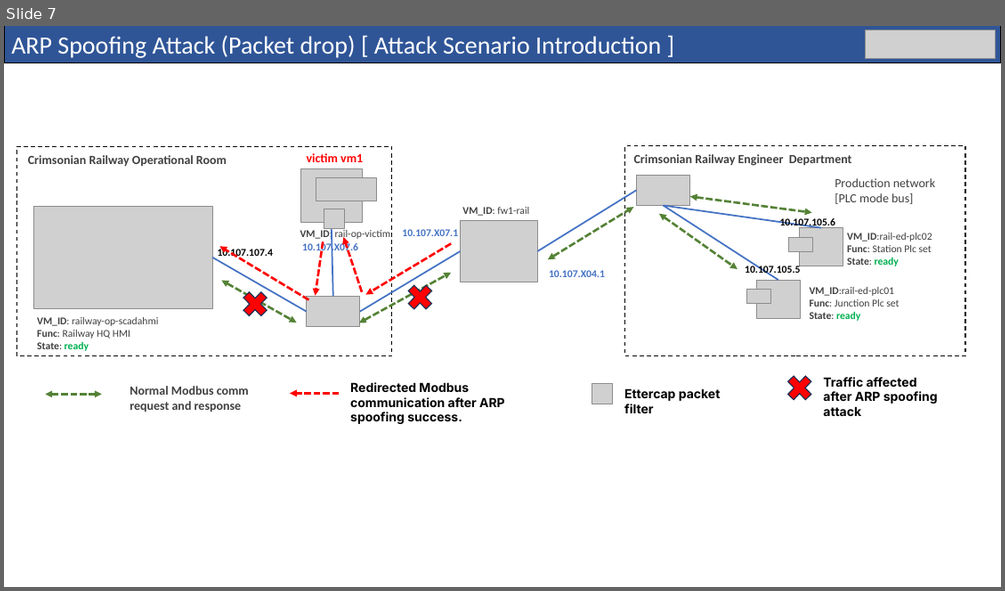
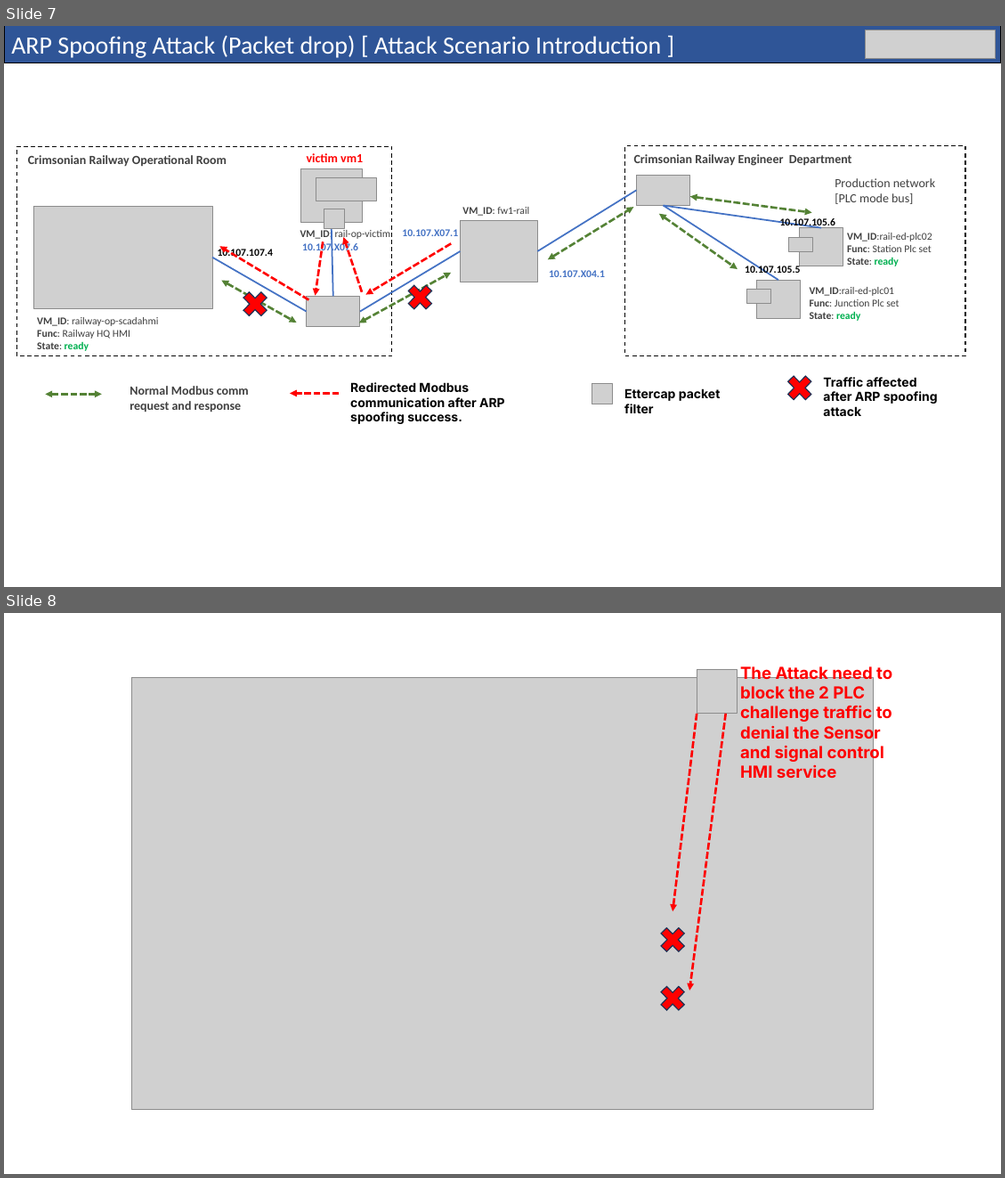
Before and after one commit to mrminhaz87/Railway-IT-OT-Demo, a slide deck: attack/AttackScenario.pptx. Shown one above the other, each under a label of ours: slide 7 before the commit, slides 7 and 8 after it. The pictures are 1005x591 and 1005x1178 pixels, drawn with LibreOffice and Linux fonts; fonts in the diff are those of the drawing; grey boxes stand for pictures; background and template pictures are left out. Boxes give left, top, right and bottom in pixels: in the first picture for what was removed or moved away, otherwise in the second. Text is boxed around its words. In the diff, an @@ line names an element or a change of style, - is before the commit and + after.

```diff
--- a/attack/AttackScenario.pptx
+++ b/attack/AttackScenario.pptx
@@ slide 8 added at (4,613,1001,1174), background #FFFFFF @@
@@ text added at (740,665,892,778), 16 pt, text #FF0000, bold @@
+The Attack need to block the 2 PLC challenge traffic to denial the Sensor and signal control HMI service
@@ picture added at (132,677,874,1109) @@
@@ picture added at (696,669,736,714) @@
@@ arrow added from (696, 714) to (672, 911), #FF0000 2.25 pt dashed @@
@@ arrow added from (726, 714) to (689, 989), #FF0000 2.25 pt dashed @@
@@ cross added at (656,922,689,957), fill #FF0000, outline #1E3256 1 pt @@
@@ cross added at (656,981,689,1016), fill #FF0000, outline #1E3256 1 pt @@
```
Also in this commit, not shown: 6 other files.
